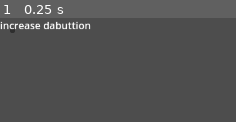
Above: before the commit, frame 1.
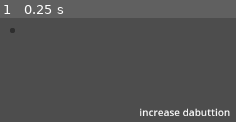
Above: after the commit, the same moment.

Repository: Leon298/IdleYoungMaster
Game: Godot game, scene res://Scenes/main.tscn
The game is run twice, just before and just after one commit, with the same random seed, the same clock (stepped at 60 frames per second) and the same inputs. The project has no main scene, so this scene is started directly.
Inputs:
- Up to frame 1 (0.25 s): no input

The runs differ from the first frame. In frame 1, 2.9% of the frame differs, in the area x 0-98%, y 3-95%.

Commit message:
Update main.tscn

Diff:
--- a/idle-young-master/Scenes/main.tscn
+++ b/idle-young-master/Scenes/main.tscn
@@ -24,8 +24,10 @@
 
 [node name="dabuttionlable" type="RichTextLabel" parent="UpperControl"]
 layout_mode = 0
-offset_right = 40.0
-offset_bottom = 40.0
+offset_left = 223.0
+offset_top = 139.0
+offset_right = 369.0
+offset_bottom = 179.0
 text = "increase dabuttion"
 fit_content = true
 autowrap_mode = 0
